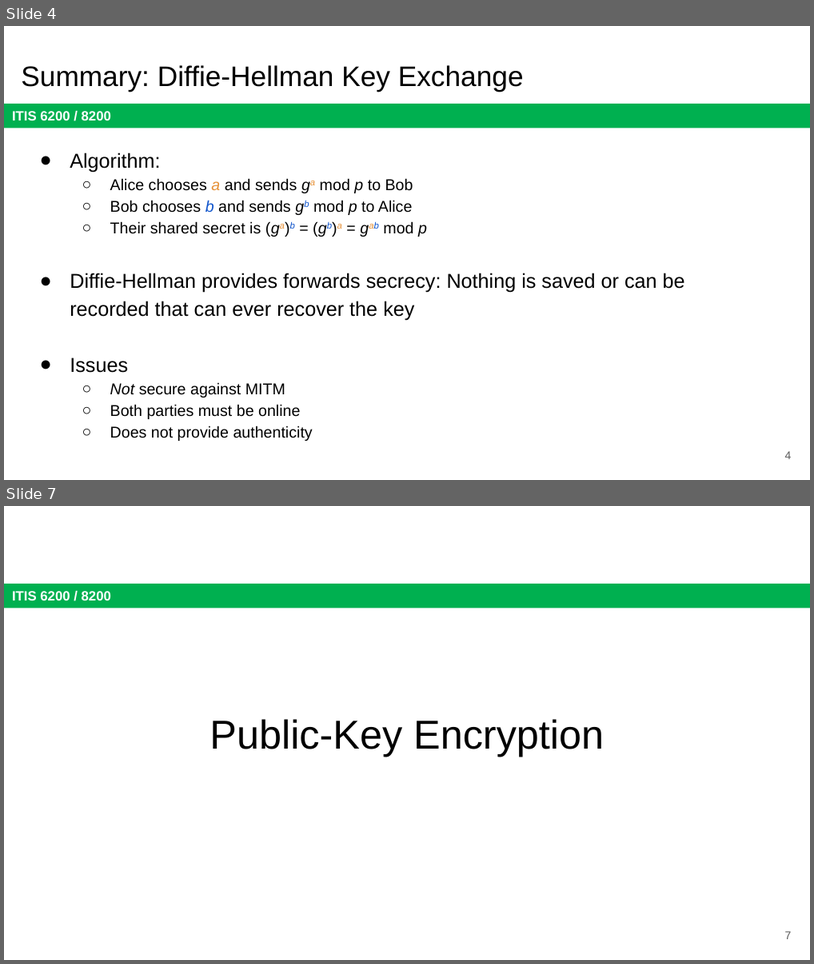
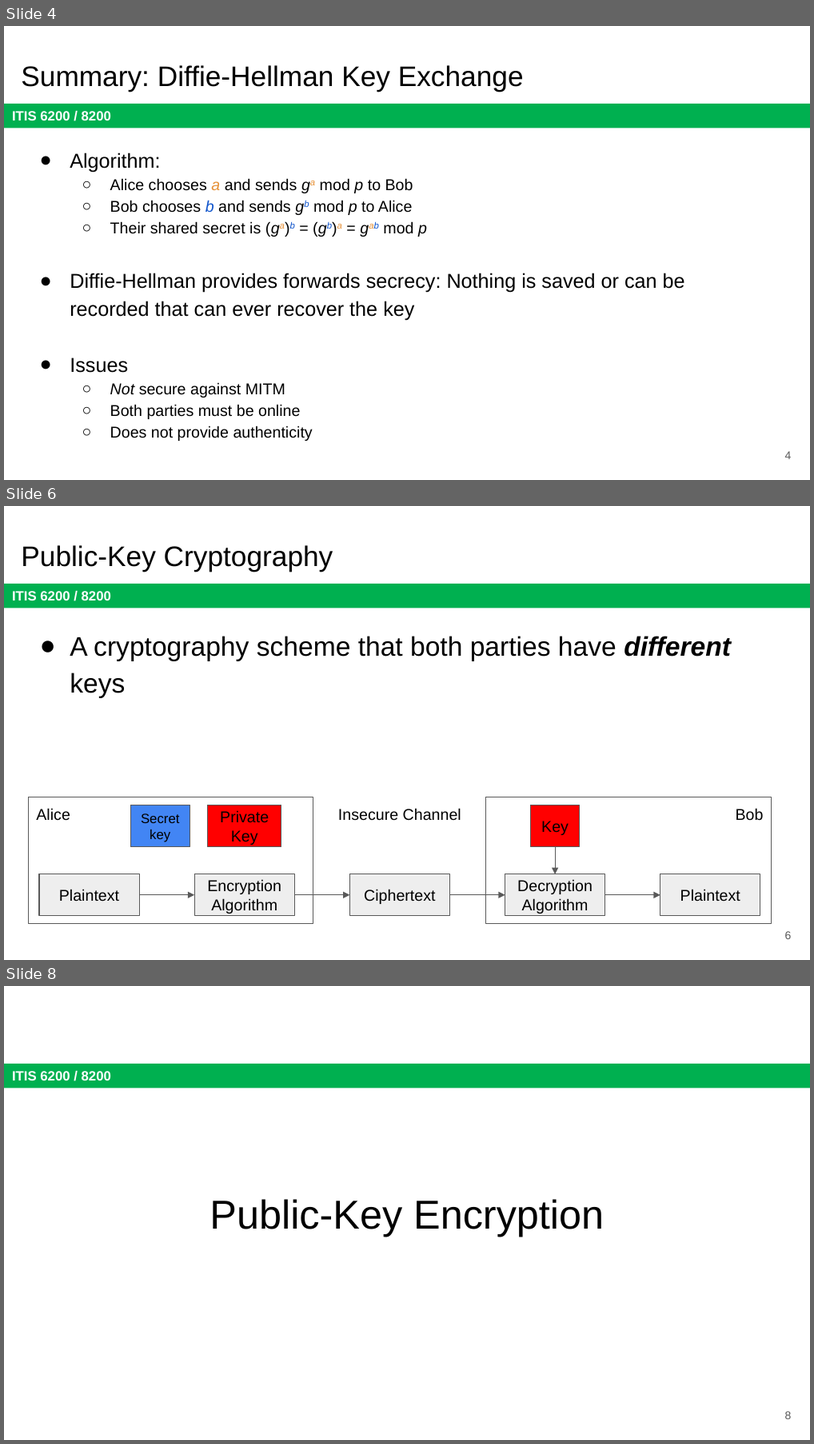
Before and after one commit to jx5c/github.io, a slide deck: teaching/ITIS6200/2023fa/lectures/lec06.pptx. Shown one above the other, each under a label of ours: slides 4 and 7 before the commit, slides 4, 6 and 8 after it; the slides between them are not shown. The pictures are 814x964 and 814x1444 pixels, drawn with LibreOffice and Linux fonts; fonts in the diff are those of the drawing. Boxes give left, top, right and bottom in pixels: in the first picture for what was removed or moved away, otherwise in the second. Text is boxed around its words. In the diff, an @@ line names an element or a change of style, - is before the commit and + after.

```diff
--- a/teaching/ITIS6200/2023fa/lectures/lec06.pptx
+++ b/teaching/ITIS6200/2023fa/lectures/lec06.pptx
@@ slide 6 added at [4, 506, 810, 960], background #FFFFFF; not listed: 1 template element that a slide beside it also shows @@
@@ title added at [21, 545, 334, 571], 25.2 pt, text #000000 @@
+Public-Key Cryptography
@@ text added at [70, 636, 731, 698], 24 pt, text #000000 @@
+● A cryptography scheme that both parties have different keys
@@ rectangle added at [28, 796, 314, 923], outline #595959 0.75 pt @@
@@ text added at [36, 808, 70, 820], 14 pt, text #000000 @@
+Alice
@@ rectangle added at [130, 805, 190, 846], fill #4285F4, outline #595959 0.75 pt, 12 pt, text #000000 @@
+Secretkey
@@ rectangle added at [208, 805, 282, 846], fill #FF0000, outline #595959 0.75 pt, 14 pt, text #000000 @@
+Private Key
@@ text added at [338, 808, 462, 820], 14 pt, text #000000 @@
+Insecure Channel
@@ rectangle added at [486, 796, 772, 923], outline #595959 0.75 pt @@
@@ rectangle added at [531, 805, 580, 846], fill #FF0000, outline #595959 0.75 pt, 14 pt, text #000000 @@
+Key
@@ text added at [736, 808, 764, 820], 14 pt, text #000000 @@
+Bob
@@ arrow added from (555, 846) to (555, 874), #595959 0.75 pt @@
@@ rectangle added at [39, 874, 139, 915], fill #EEEEEE, outline #595959 0.75 pt, 14 pt, text #000000 @@
+Plaintext
@@ rectangle added at [194, 874, 294, 915], fill #EEEEEE, outline #595959 0.75 pt, 14 pt, text #000000 @@
+Encryption Algorithm
@@ rectangle added at [350, 874, 450, 915], fill #EEEEEE, outline #595959 0.75 pt, 14 pt, text #000000 @@
+Ciphertext
@@ rectangle added at [506, 874, 606, 915], fill #EEEEEE, outline #595959 0.75 pt, 14 pt, text #000000 @@
+Decryption Algorithm
@@ rectangle added at [661, 874, 761, 915], fill #EEEEEE, outline #595959 0.75 pt, 14 pt, text #000000 @@
+Plaintext
@@ arrow added from (139, 895) to (194, 895), #595959 0.75 pt @@
@@ arrow added from (294, 895) to (350, 895), #595959 0.75 pt @@
@@ arrow added from (450, 895) to (506, 895), #595959 0.75 pt @@
@@ arrow added from (606, 895) to (661, 895), #595959 0.75 pt @@
@@ page number added at [786, 931, 792, 939], 10 pt, text #595959 @@
+6
@@ what was slide 7 is now slide 8 @@
@@ page number at [786, 1411, 792, 1419]: text changed @@
-7
+8
```
Also in this commit, not shown: 3 slides changed, 1 other slide added.
